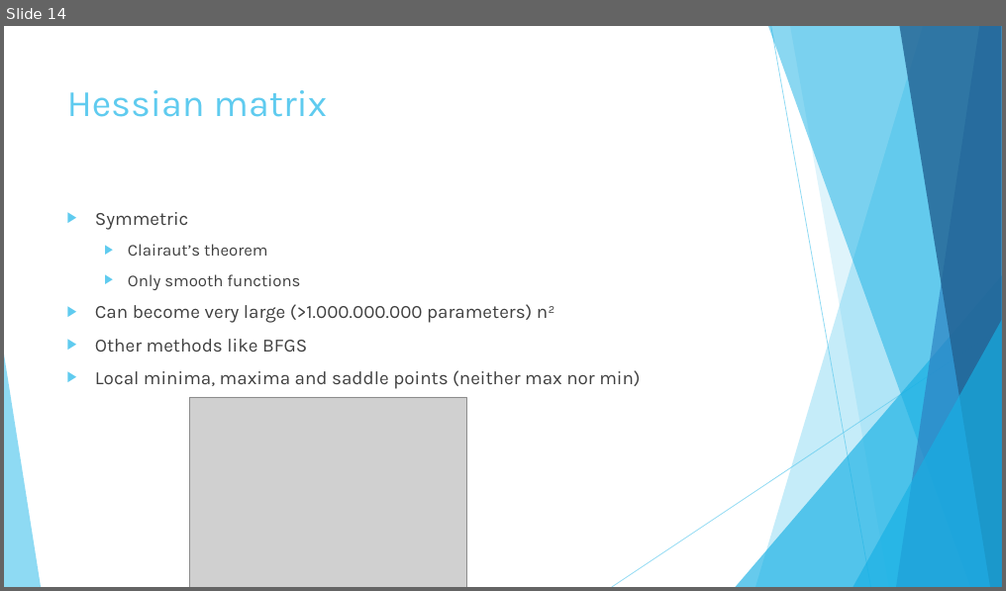
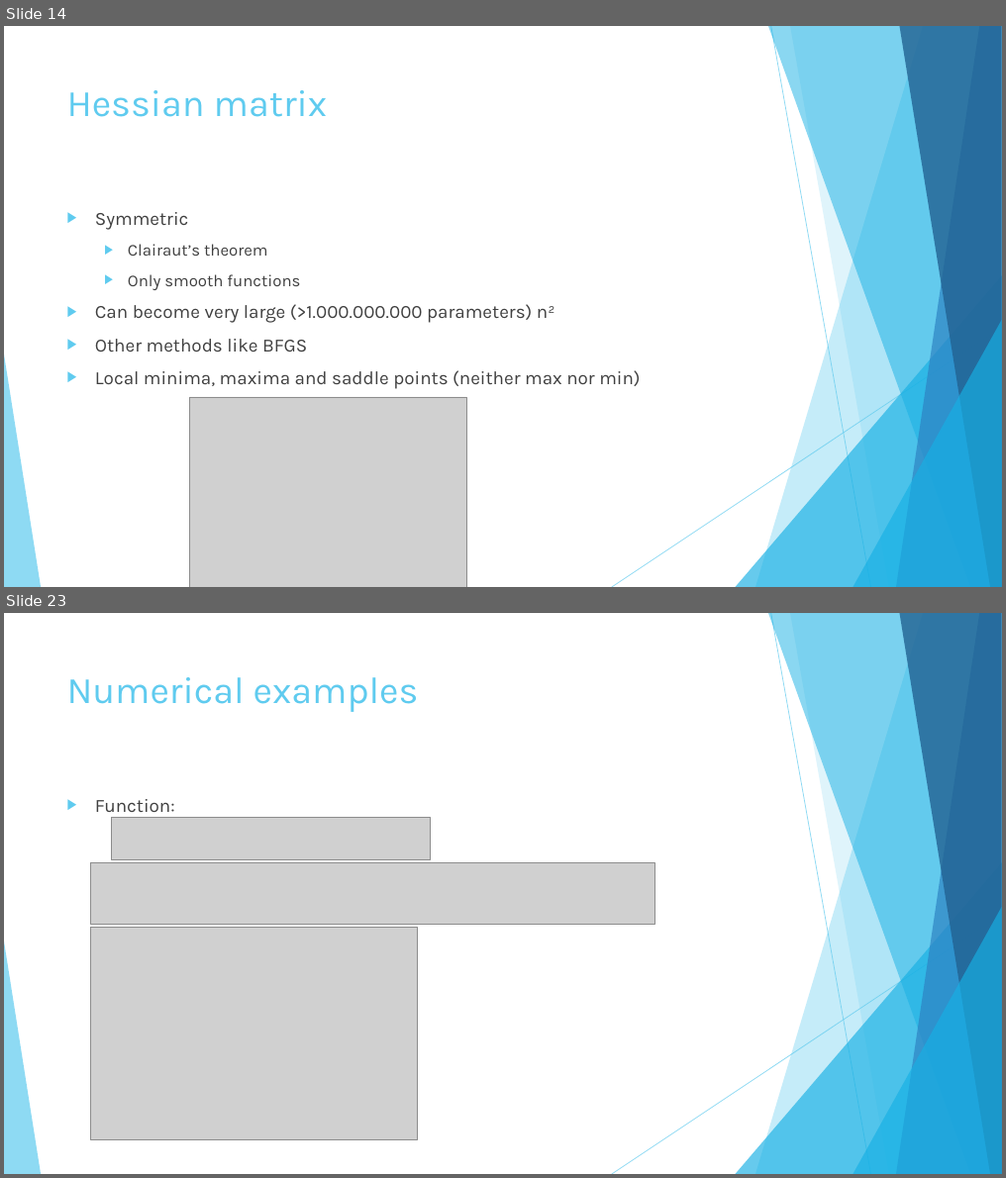
Before and after one commit to johnstegink/ReportAI2025, a slide deck: Presentatie.pptx. Shown one above the other, each under a label of ours: slide 14 before the commit, slides 14 and 23 after it; the slides between them are not shown. The pictures are 1006x591 and 1006x1178 pixels, drawn with LibreOffice and Linux fonts; fonts in the diff are those of the drawing; grey boxes stand for pictures. Boxes give left, top, right and bottom in pixels: in the first picture for what was removed or moved away, otherwise in the second. Text is boxed around its words. In the diff, an @@ line names an element or a change of style, - is before the commit and + after.

```diff
--- a/Presentatie.pptx
+++ b/Presentatie.pptx
@@ slide 23 added at <box>4,613,1002,1174</box>, background #FFFFFF; not listed: 10 template elements that a slide beside it also shows @@
@@ title added at <box>67,677,419,712</box>, 36 pt, text #5FCBEF @@
+Numerical examples
@@ text added at <box>95,799,175,818</box>, 18 pt, text #404040 @@
+▶ Function:
@@ picture added at <box>112,817,430,861</box> @@
@@ picture added at <box>91,863,655,925</box> @@
@@ picture added at <box>91,927,417,1140</box> @@
```
Also in this commit, not shown: 10 other slides added, 9 slides removed, 2 other files.
